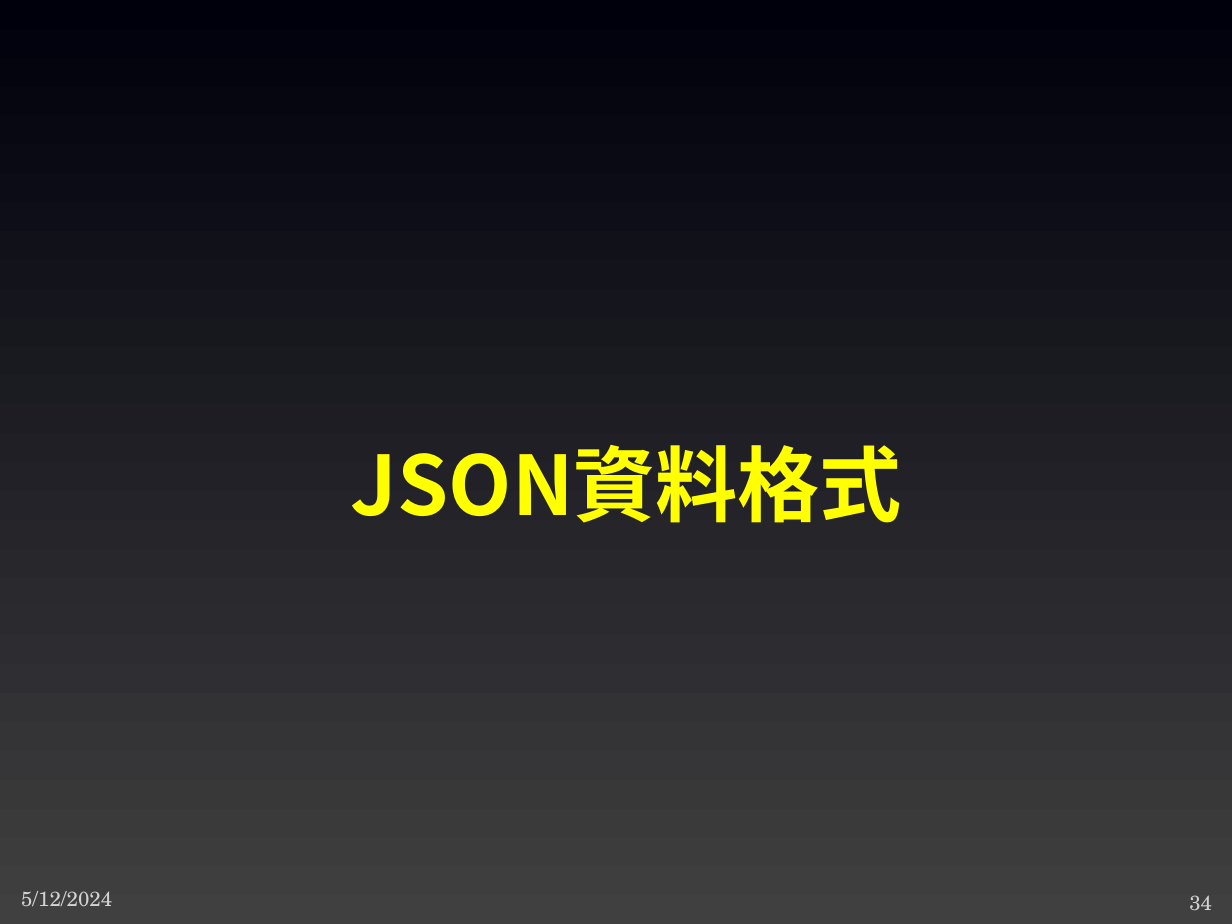
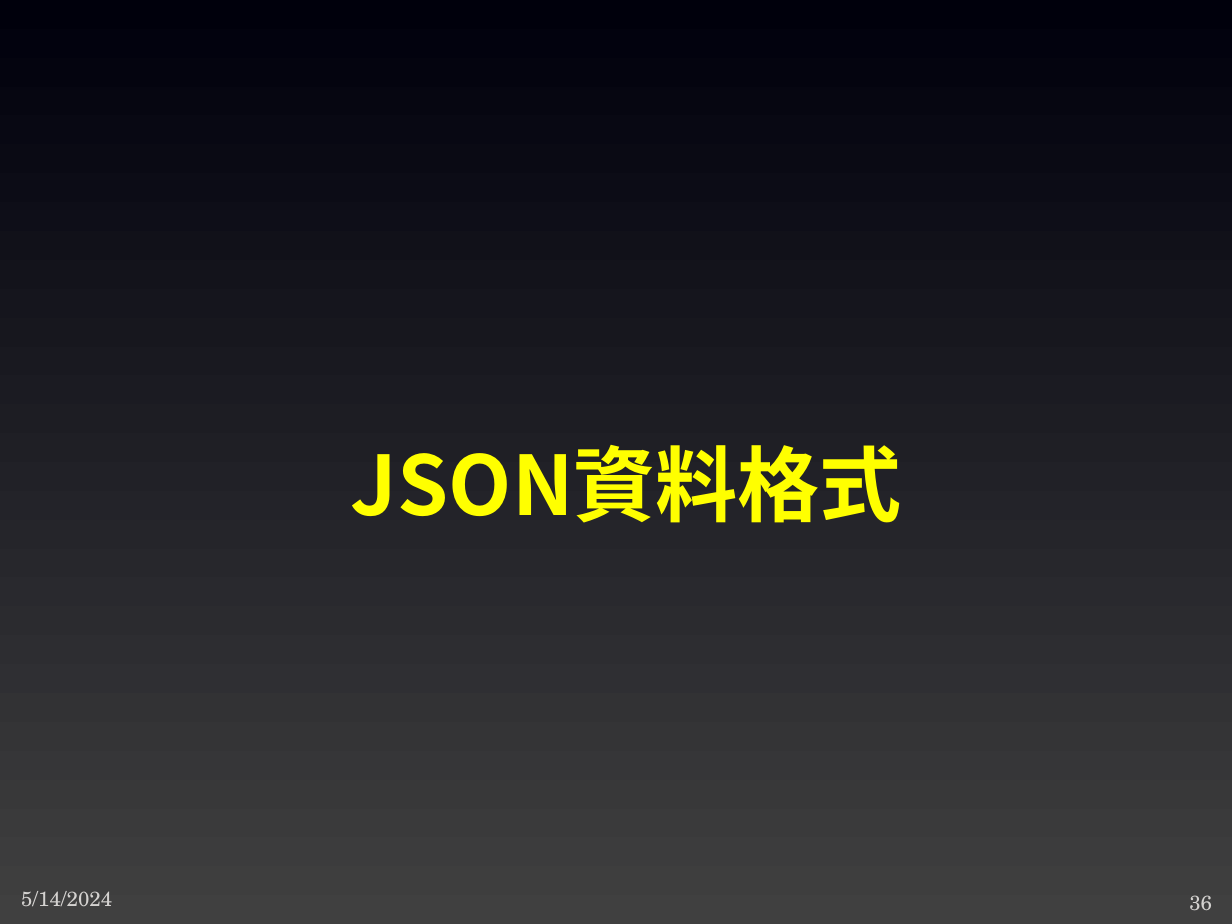
Before and after one commit to joshhu/sculinebot2024, a slide deck: slide 36 of Slides/05. 基礎觀念及知識.pptx (slide 34 before the commit). Drawn at 1232x924 pixels with LibreOffice and Linux fonts; fonts in the diff are those of the drawing. Boxes give left, top, right and bottom in pixels: in the first picture for what was removed or moved away, otherwise in the second. Text is boxed around its words. In the diff, an @@ line names an element or a change of style, - is before the commit and + after.

```diff
--- a/Slides/05. 基礎觀念及知識.pptx
+++ b/Slides/05. 基礎觀念及知識.pptx
@@ text at [21, 891, 112, 907]: text changed @@
-5/12/2024
+5/14/2024
@@ page number at [1189, 895, 1212, 911]: text changed @@
-34
+36
```
Also in this commit, not shown: 6 other slides changed, 5 slides added, 6 other files.
